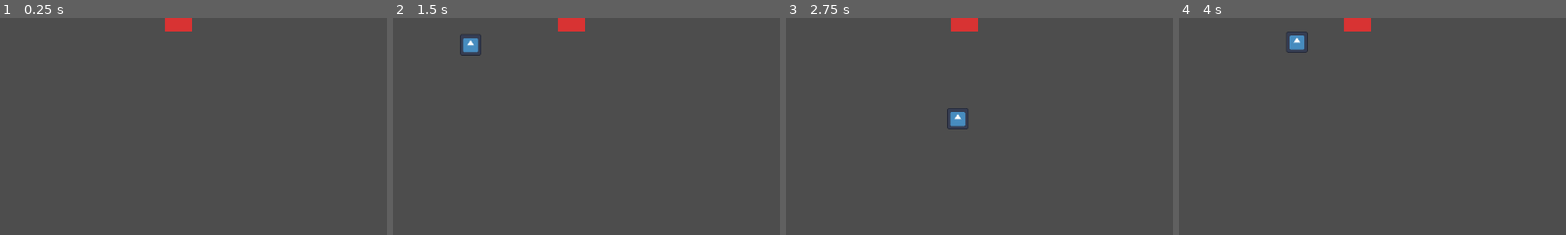
Above: before the commit, frames 1-4 (left to right).
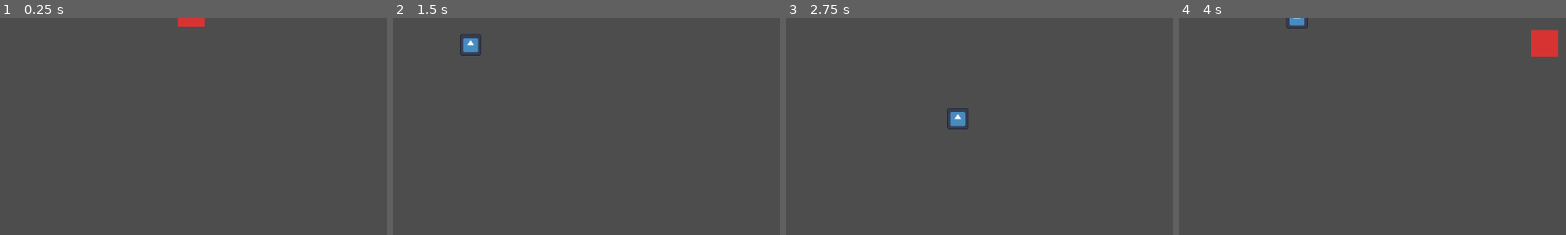
Above: after the commit, the same moments.

Repository: 17205937578-beep/Sans
Game: Godot game, scene res://scenes/main.tscn
Two runs of this game, one before a commit and one after it. Both use one fixed random seed, a clock stepped at 60 frames per second and the inputs below. The engine's default icon, where the game draws it, is replaced by a stand-in: a white triangle on a blue panel in a dark square.
Inputs:
- Up to frame 1 (0.25 s): no input
- Up to frame 2 (1.5 s): hold Right (ui_right) 0.53-1.28 s; hold Down (ui_down) from 1.28 s (still down)
- Up to frame 3 (2.75 s): release Down (ui_down) at 2.03 s; hold Right (ui_right) from 2.03 s (still down)
- Up to frame 4 (4 s): release Right (ui_right) at 2.78 s; hold Up (ui_up) 2.78-3.53 s; hold Left (ui_left) from 3.53 s (still down)
The pictures show only the part of the screen within x 3-53%, y 0-50%; the shares and areas given below are measured in that part.

The runs differ from the first frame. In frame 1, 0.4% of the frame differs, in the area x 42-53%, y 0-7%; in frame 2, 0.4%; in frame 3, 0.4%; in frame 4, 1.9%, in the area x 27-98%, y 0-18%.

Commit message:
敌人随机移动并追踪玩家（GitHub 任务 #3）

Diff:
--- a/scenes/enemy.tscn
+++ b/scenes/enemy.tscn
@@ -1,9 +1,12 @@
-[gd_scene load_steps=2 format=3]
+[gd_scene load_steps=3 format=3]
+
+[ext_resource type="Script" path="res://scripts/enemy.gd" id="1_enemy"]
 
 [sub_resource type="RectangleShape2D" id="RectangleShape2D_enemy"]
 size = Vector2(40, 40)
 
 [node name="Enemy" type="CharacterBody2D"]
+script = ExtResource("1_enemy")
 
 [node name="CollisionShape2D" type="CollisionShape2D" parent="."]
 shape = SubResource("RectangleShape2D_enemy")
--- /dev/null
+++ b/scripts/enemy.gd
@@ -0,0 +1,48 @@
+extends CharacterBody2D
+## 敌人：随机移动 + 追踪玩家（GitHub 任务 #3）
+## 完成标准：
+##   - 敌人随机漫游
+##   - 玩家进入 CHASE_DISTANCE 距离时，敌人转向追踪玩家
+##   - 追踪速度不超过 CHASE_SPEED
+##   - 玩家远离后恢复随机移动
+##   - 敌人不攻击
+
+## 漫游速度（像素/秒）
+const WANDER_SPEED := 80.0
+## 追踪速度（像素/秒）
+const CHASE_SPEED := 140.0
+## 开始追踪玩家的距离（像素）
+const CHASE_DISTANCE := 200.0
+## 漫游方向更换间隔（秒）
+const WANDER_DIRECTION_CHANGE := 2.0
+
+var _player: Node2D
+var _wander_direction := Vector2.ZERO
+var _wander_timer := 0.0
+
+func _ready() -> void:
+	# 玩家与敌人在主场景中是兄弟节点
+	_player = get_node_or_null("../Player") as Node2D
+	_pick_new_wander_direction()
+
+func _physics_process(delta: float) -> void:
+	var distance_to_player := INF
+	if _player != null:
+		distance_to_player = global_position.distance_to(_player.global_position)
+
+	if distance_to_player < CHASE_DISTANCE:
+		# 追踪玩家（不攻击，只靠近）
+		var direction := (_player.global_position - global_position).normalized()
+		velocity = direction * CHASE_SPEED
+	else:
+		# 随机漫游：每隔一段时间换一个方向
+		_wander_timer -= delta
+		if _wander_timer <= 0.0:
+			_pick_new_wander_direction()
+		velocity = _wander_direction * WANDER_SPEED
+
+	move_and_slide()
+
+func _pick_new_wander_direction() -> void:
+	_wander_direction = Vector2(randf_range(-1.0, 1.0), randf_range(-1.0, 1.0)).normalized()
+	_wander_timer = WANDER_DIRECTION_CHANGE
